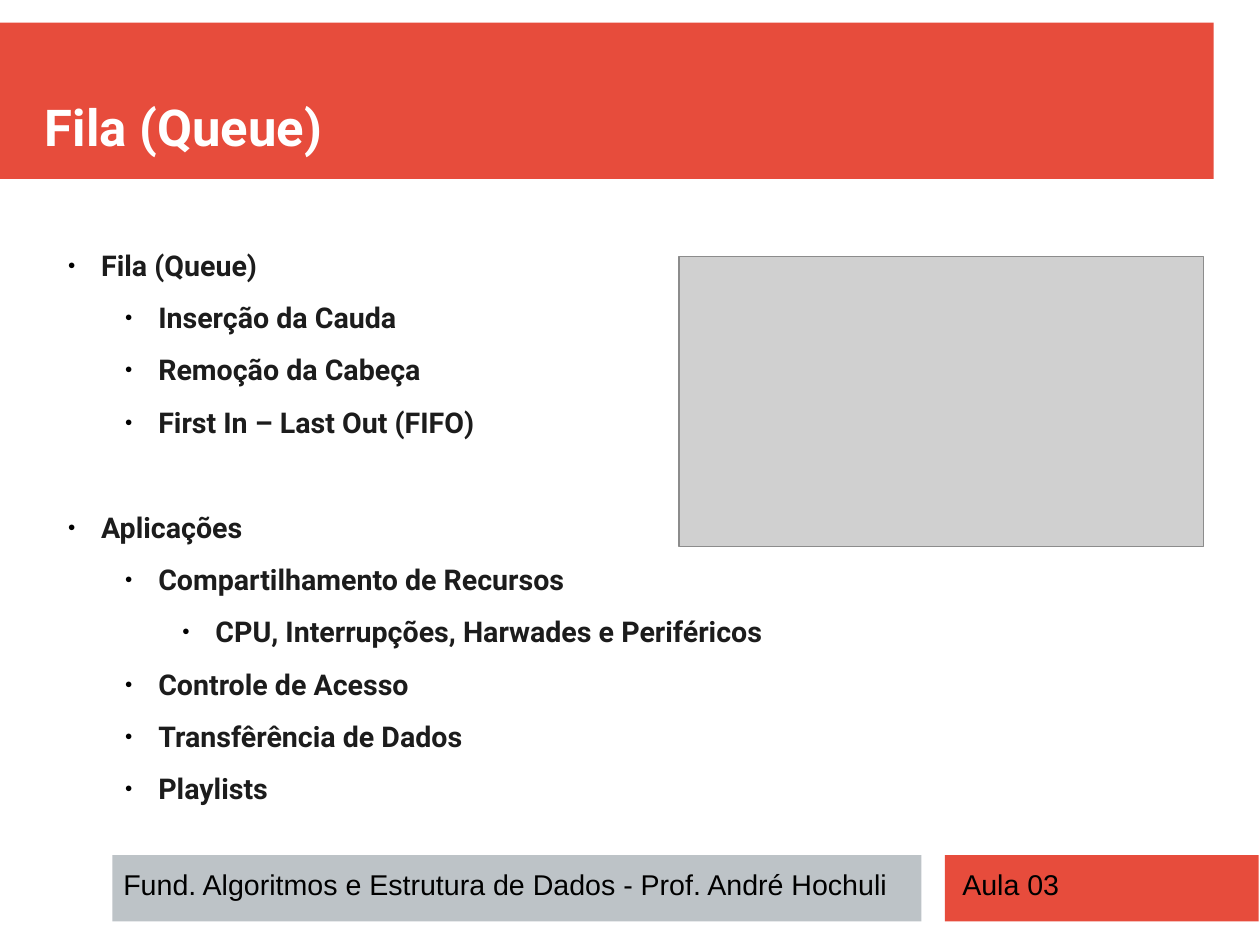
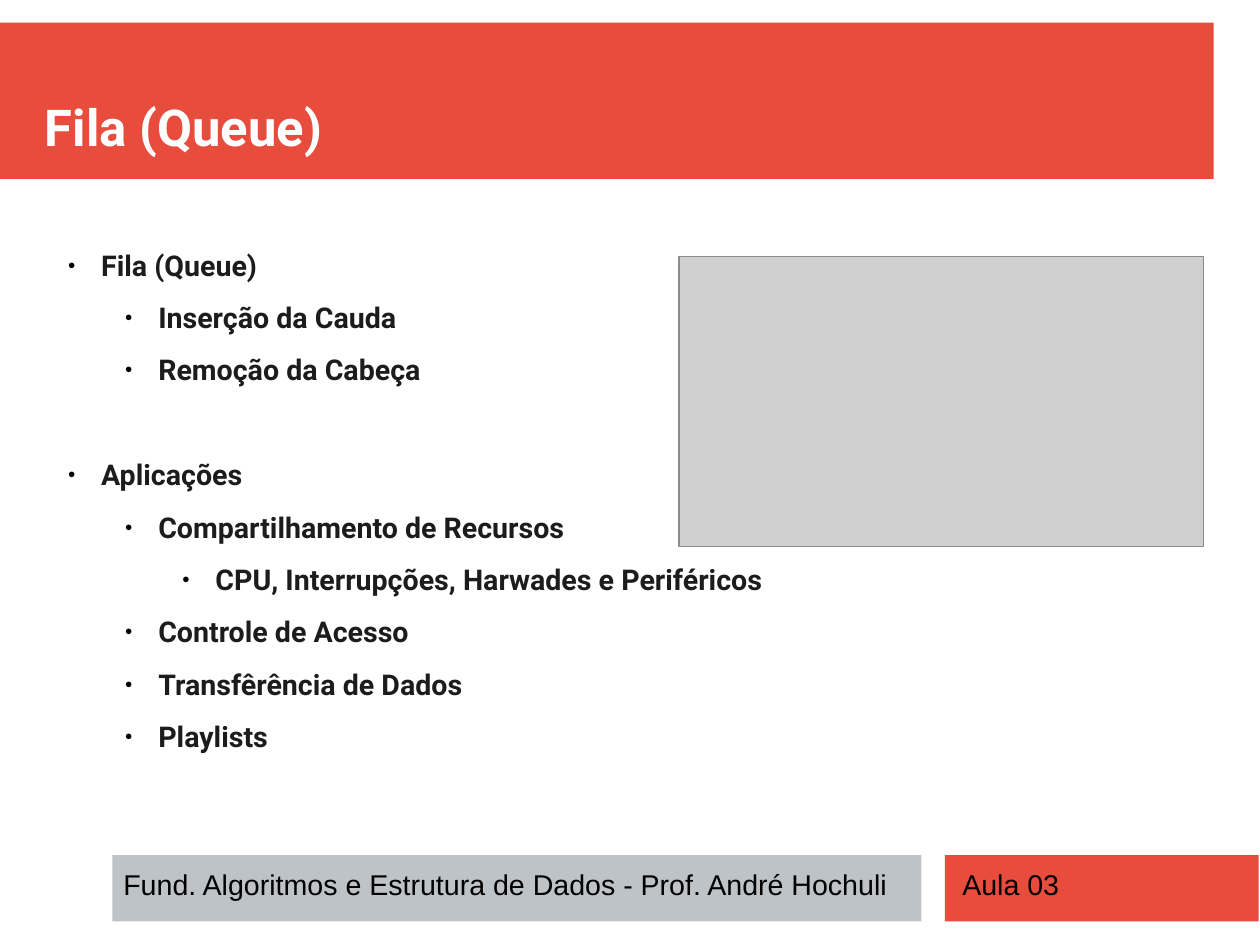
Before and after one commit to andrehochuli/teaching, a slide deck: slide 18 of DataStructuresAndAlgorithms/Lecture 03 - Linked Lists and Hash Table/Lecture 03 - Linked Lists and Hash Table.pptx. Drawn at 1260x945 pixels with LibreOffice and Linux fonts; fonts in the diff are those of the drawing; grey boxes stand for pictures. Boxes give left, top, right and bottom in pixels: in the first picture for what was removed or moved away, otherwise in the second. Text is boxed around its words. In the diff, an @@ line names an element or a change of style, - is before the commit and + after.

```diff
--- a/DataStructuresAndAlgorithms/Lecture 03 - Linked Lists and Hash Table/Lecture 03 - Linked Lists and Hash Table.pptx
+++ b/DataStructuresAndAlgorithms/Lecture 03 - Linked Lists and Hash Table/Lecture 03 - Linked Lists and Hash Table.pptx
@@ text at <box>158,410,474,439</box>: paragraph removed @@
-      ● First In – Last Out (FIFO)
```
Also in this commit, not shown: 2 other slides changed, 1 slide added, 1 other file.
